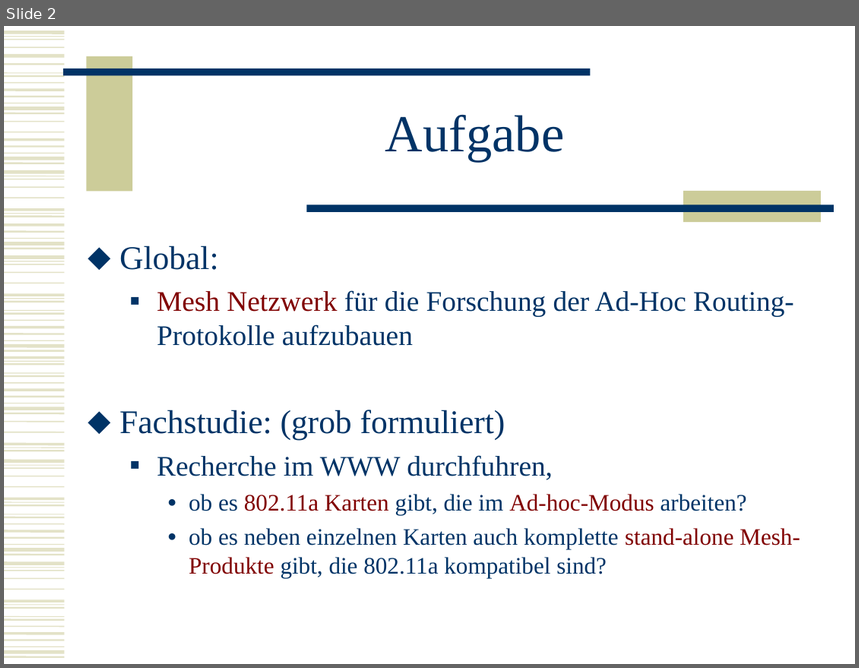
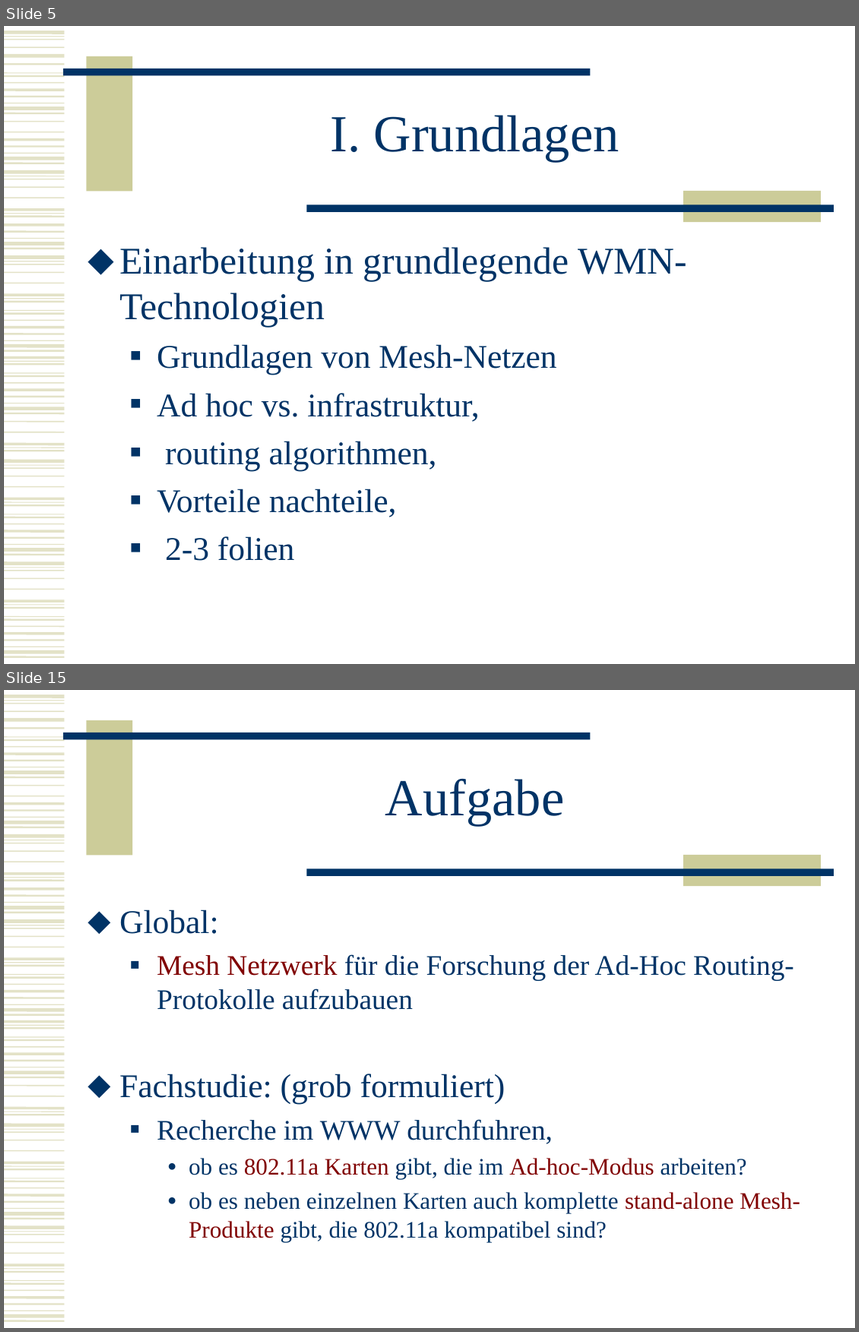
Before and after one commit to BackupTheBerlios/mesh2nexus-svn, a slide deck: documents/folien/MeshNew.ppt. Shown one above the other, each under a label of ours: slide 2 before the commit, slides 5 and 15 after it; the slides between them are not shown. The pictures are 859x668 and 859x1332 pixels, drawn with LibreOffice and Linux fonts; fonts in the diff are those of the drawing. Boxes give left, top, right and bottom in pixels: in the first picture for what was removed or moved away, otherwise in the second. Text is boxed around its words. In the diff, an @@ line names an element or a change of style, - is before the commit and + after.

```diff
--- a/documents/folien/MeshNew.ppt
+++ b/documents/folien/MeshNew.ppt
@@ slide 5 added at [4,26,855,664], background #FFFFFF; not listed: 102 template elements that a slide beside it also shows @@
@@ title added at [331,115,620,162], 44 pt, text #003366 @@
+I. Grundlagen
@@ text added at [120,247,687,561], 28 pt, text #003366 @@
+⬥ Einarbeitung in grundlegende WMN-Technologien
+  ■ Grundlagen von Mesh-Netzen
+  ■ Ad hoc vs. infrastruktur,
+  ■ routing algorithmen,
+  ■ Vorteile nachteile,
+  ■ 2-3 folien
@@ what was slide 2 is now slide 15 @@
```
Also in this commit, not shown: 1 slide changed, 15 other slides added, 1 slide removed.
